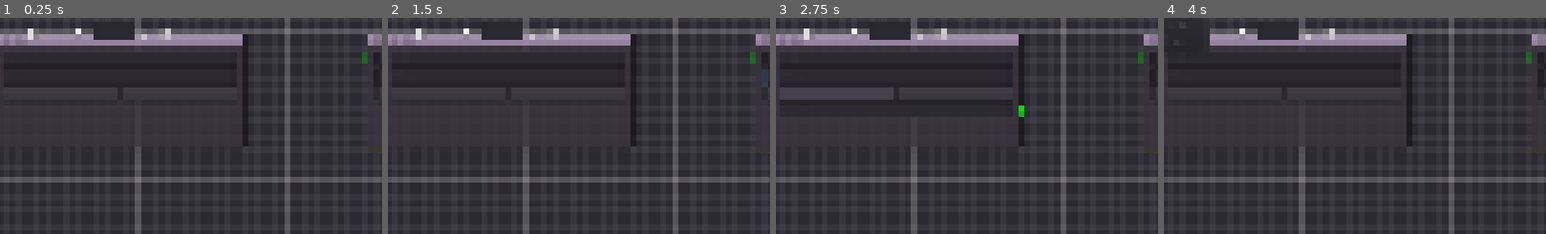
Above: before the commit, frames 1-4 (left to right).
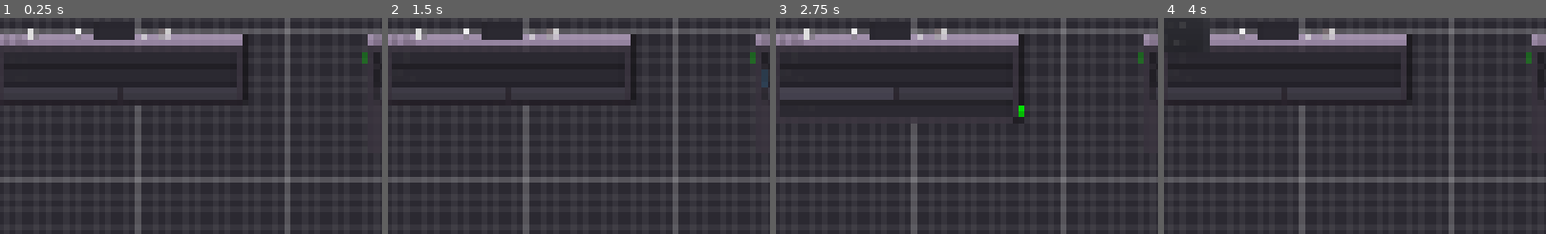
Above: after the commit, the same moments.

Repository: creikey/godot-dialog
Game: Godot game, scene res://Main.tscn
Same seed, same stepped clock (60 frames per second), same inputs: the game is played once before the commit and once after it.
Inputs (mouse positions are % of the whole screen's width and height, from its top left):
- Up to frame 1 (0.25 s): no input
- Up to frame 2 (1.5 s): click (17, 11) at 0.52 s; type "12" at 0.6 s; click (17, 15) at 0.75 s; type "Alex" at 0.83 s; click (66, 11) at 0.98 s; type "12" at 1.07 s; click (66, 15) at 1.27 s; type "Alex" at 1.35 s
- Up to frame 3 (2.75 s): click "+" at 2 s
- Up to frame 4 (4 s): click "-" at 2.75 s; click "File" at 3.5 s
The pictures show only the part of the screen within x 1-51%, y 2-52%; the shares and areas given below are measured in that part.

The runs differ from the first frame. In frame 1, 0.6% of the frame differs, in the area x 35-65%, y 40-60%; in frame 2, 0.6%; in frame 3, 0.4%; in frame 4, 0.6%.

Commit message:
Fix more bugs with inherited choices

Diff:
--- a/editor/GraphEdit.gd
+++ b/editor/GraphEdit.gd
@@ -2,9 +2,23 @@
 
 var out_dict: Dictionary
 
+func _ready():
+	set_right_disconnects(true)
+
 func _on_GraphEdit_connection_request(from, from_slot, to, to_slot):
 	connect_node(from, from_slot, to, to_slot)
+	get_node(to).connected(get_node(from))
+
+func connected_to_me(graph_node_name: String) -> Node:
+	for connection in get_connection_list():
+		if connection["to"] == graph_node_name:
+			return get_node(connection["from"])
+	return null
 
 func export_dict():
 	for node in get_children():
 		pass
+
+func _on_GraphEdit_disconnection_request(from, from_slot, to, to_slot):
+	disconnect_node(from, from_slot, to, to_slot)
+	get_node(to).disconnected(get_node(from))
--- a/editor/Main.tscn
+++ b/editor/Main.tscn
@@ -35,11 +35,11 @@
 [node name="InitialGraphNode" parent="UI/VBoxContainer/GraphEdit" instance=ExtResource( 3 )]
 margin_right = 342.0
 margin_bottom = 182.0
-resizable = false
-overlay = 0
 
 [node name="StateGraphNode" parent="UI/VBoxContainer/GraphEdit" instance=ExtResource( 4 )]
 margin_left = 500.0
 margin_right = 842.0
+margin_bottom = 120.0
 offset = Vector2( 500, 0 )
 [connection signal="connection_request" from="UI/VBoxContainer/GraphEdit" to="UI/VBoxContainer/GraphEdit" method="_on_GraphEdit_connection_request"]
+[connection signal="disconnection_request" from="UI/VBoxContainer/GraphEdit" to="UI/VBoxContainer/GraphEdit" method="_on_GraphEdit_disconnection_request"]
--- a/editor/StateGraphNode.gd
+++ b/editor/StateGraphNode.gd
@@ -1,33 +1,84 @@
 extends GraphNode
+
+class_name StateGraphNode
 
 const editor_state = preload("res://editor_state.tres")
 const notice_label_pack = preload("res://NoticeLabel.tscn")
 
-var choices: Array = []
+var choices: Array = [] setget set_choices
+var choice_nodes: Array = []
 var notice_label = null
 export var is_initial: bool = false
-onready var choices_index: int = get_children().size() - 1
+onready var initial_child_count = get_child_count()
+var inherited_choices: bool = false setget set_inherited_choices
+
+func set_inherited_choices(new_inherited_choices):
+	inherited_choices = new_inherited_choices
+	if inherited_choices:
+		overlay = OVERLAY_BREAKPOINT
+	else:
+		overlay = OVERLAY_DISABLED
+
+func update_choice_nodes():
+	var cur_index: int = initial_child_count
+	for c_index in cur_index:
+		clear_slot(cur_index)
+	for c_node in choice_nodes:
+		c_node.queue_free()
+	choice_nodes.clear()
+	cur_index = initial_child_count
+	var cur_choice: int = 0
+	for c in choices:
+		var cur_line_edit: LineEdit = LineEdit.new()
+		cur_line_edit.placeholder_text = "choice"
+		cur_line_edit.text = c
+		cur_line_edit.name = str(cur_choice)
+		cur_line_edit.connect("text_changed", self, "choice_edited", [cur_choice])
+		choice_nodes.append(cur_line_edit)
+		add_child(cur_line_edit)
+		set_slot(cur_index, false, 0, Color(), true, 0, editor_state.state_color)
+		cur_index += 1
+		cur_choice += 1
+	set_deferred("rect_size:y", 0)
+	rect_size.y = 0
+
+func choice_edited(new_text, index):
+	if inherited_choices:
+		self.inherited_choices = false
+	choices[index] = new_text
+
+func set_choices(new_choices):
+	choices = new_choices
+	update_notice_label()
+	update_choice_nodes()
+
+func connected(from: StateGraphNode):
+	if choices.size() <= 0:
+		self.inherited_choices = true
+		self.choices = from.choices
+
+func disconnected(from: StateGraphNode):
+	if inherited_choices:
+		self.inherited_choices = false
+		self.choices = []
 
 func _ready():
 	update_notice_label()
 	set_slot(0, true, 0, editor_state.state_color, false, 0, Color())
 
 func _on_IncrementButton_pressed():
-	var cur_line_edit: LineEdit = LineEdit.new()
-	cur_line_edit.placeholder_text = "choice"
-	cur_line_edit.expand_to_text_length = true
-	choices.append(cur_line_edit)
+	if inherited_choices:
+		self.inherited_choices = false
+	choices.append("")
 	update_notice_label()
-	add_child(cur_line_edit)
-	set_slot(choices_index + choices.size(), false, 0, Color(), true, 0, editor_state.state_color)
+	update_choice_nodes()
 
 func _on_DecrementButton_pressed():
-	if choices.size() <= 0:
-		return
-	clear_slot(choices_index + choices.size())
-	choices[choices.size() - 1].queue_free()
+	if inherited_choices:
+		self.inherited_choices = false
 	choices.remove(choices.size() - 1)
 	update_notice_label()
+	update_choice_nodes()
 
 func _on_StateGraphNode_close_request():
 	queue_free()
@@ -39,14 +90,17 @@
 		if notice_label != null:
 			notice_label.queue_free()
 			notice_label = null
-	else:
+	elif notice_label == null:
 		notice_label = notice_label_pack.instance()
 		add_child(notice_label)
 
 func _on_StateGraphNode_resize_request(new_minsize):
 	rect_size = new_minsize
-	rect_min_size = new_minsize
+#	rect_min_size = new_minsize
 
 func _on_TextLineEdit_text_changed(new_text):
 	if not is_initial:
 		title = new_text
+
+func _on_StateGraphNode_sort_children():
+	rect_size.y = 0
--- a/editor/StateGraphNode.tscn
+++ b/editor/StateGraphNode.tscn
@@ -10,7 +10,6 @@
 title = "State"
 show_close = true
 resizable = true
-overlay = 1
 slot/0/left_enabled = false
 slot/0/left_type = 0
 slot/0/left_color = Color( 1, 1, 1, 1 )
@@ -46,7 +45,6 @@
 placeholder_text = "Text"
 
 [node name="IncrementDecrement" type="HBoxContainer" parent="."]
-editor/display_folded = true
 margin_left = 16.0
 margin_top = 73.0
 margin_right = 184.0
@@ -66,6 +64,7 @@
 text = "-"
 [connection signal="close_request" from="." to="." method="_on_StateGraphNode_close_request"]
 [connection signal="resize_request" from="." to="." method="_on_StateGraphNode_resize_request"]
+[connection signal="sort_children" from="." to="." method="_on_StateGraphNode_sort_children"]
 [connection signal="text_changed" from="TextLineEdit" to="." method="_on_TextLineEdit_text_changed"]
 [connection signal="pressed" from="IncrementDecrement/IncrementButton" to="." method="_on_IncrementButton_pressed"]
 [connection signal="pressed" from="IncrementDecrement/DecrementButton" to="." method="_on_DecrementButton_pressed"]
--- a/editor/project.godot
+++ b/editor/project.godot
@@ -8,9 +8,14 @@
 
 config_version=4
 
-_global_script_classes=[  ]
+_global_script_classes=[ {
+"base": "GraphNode",
+"class": "StateGraphNode",
+"language": "GDScript",
+"path": "res://StateGraphNode.gd"
+} ]
 _global_script_class_icons={
-
+"StateGraphNode": ""
 }
 
 [application]
